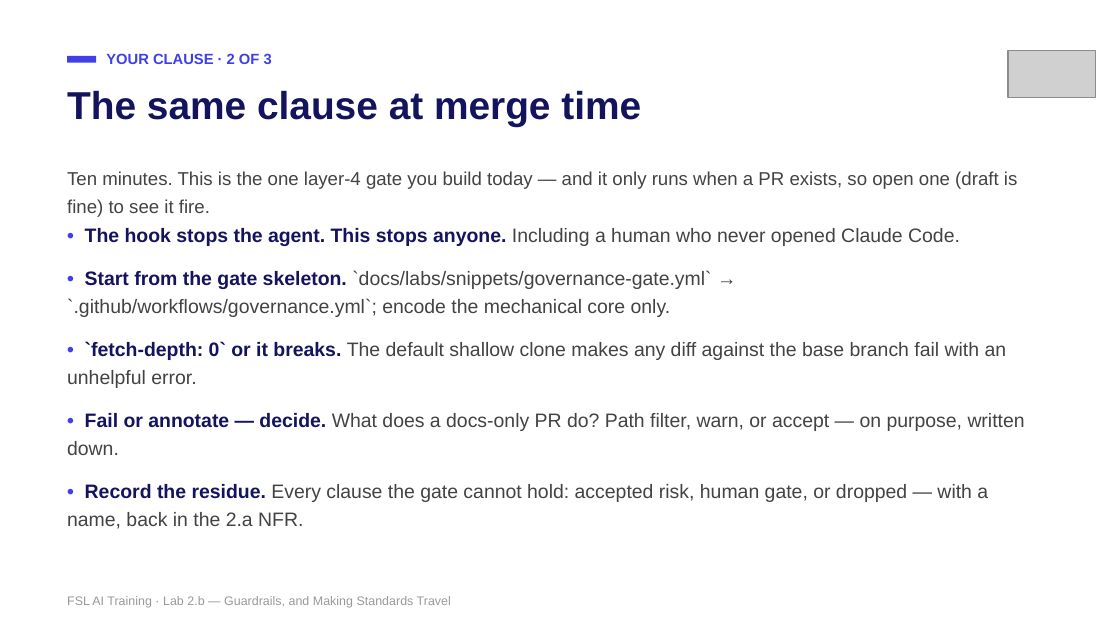
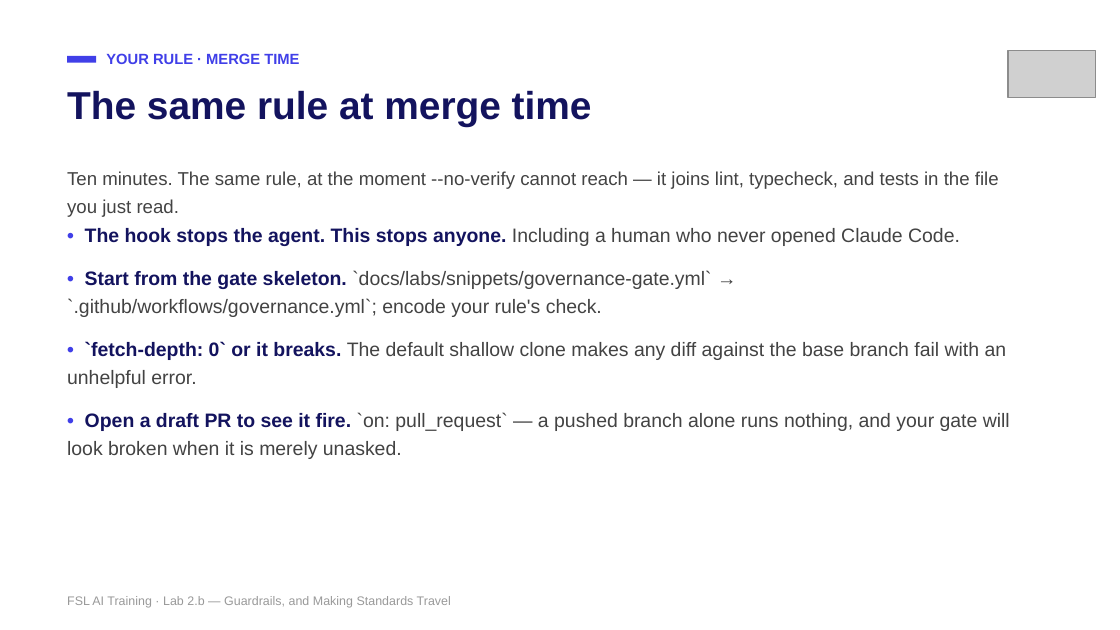
Before and after one commit to mike-tajmajer-fullstacklabs/fsl-taskboard-lab, a slide deck: slide 23 of docs/instructor/lab-2b-guardrails.pptx (slide 22 before the commit). Drawn at 1120x630 pixels with LibreOffice and Linux fonts; fonts in the diff are those of the drawing; grey boxes stand for pictures. Boxes give left, top, right and bottom in pixels: in the first picture for what was removed or moved away, otherwise in the second. Text is boxed around its words. In the diff, an @@ line names an element or a change of style, - is before the commit and + after.

```diff
--- a/docs/instructor/lab-2b-guardrails.pptx
+++ b/docs/instructor/lab-2b-guardrails.pptx
@@ text at (106,53,299,64): text changed @@
-YOUR CLAUSE · 2 OF 3
+YOUR RULE · MERGE TIME
@@ text at (67,90,592,126): text changed @@
-The same clause at merge time
+The same rule at merge time
@@ text at (67,171,999,217): text changed @@
-Ten minutes. This is the one layer-4 gate you build today — and it only runs when a PR exists, so open one (draft is fine) to see it fire.
+Ten minutes. The same rule, at the moment --no-verify cannot reach — it joins lint, typecheck, and tests in the file you just read.
@@ text at (67,270,711,317): text changed @@
-• Start from the gate skeleton. `docs/labs/snippets/governance-gate.yml` → `.github/workflows/governance.yml`; encode the mechanical core only.
+• Start from the gate skeleton. `docs/labs/snippets/governance-gate.yml` → `.github/workflows/governance.yml`; encode your rule's check.
@@ text at (67,412,1010,459): text changed @@
-• Fail or annotate — decide. What does a docs-only PR do? Path filter, warn, or accept — on purpose, written down.
-• Record the residue. Every clause the gate cannot hold: accepted risk, human gate, or dropped — with a name, back in the 2.a NFR.
+• Open a draft PR to see it fire. `on: pull_request` — a pushed branch alone runs nothing, and your gate will look broken when it is merely unasked.
```
Also in this commit, not shown: 16 other slides changed, 7 slides added, 6 slides removed, 25 other files.
